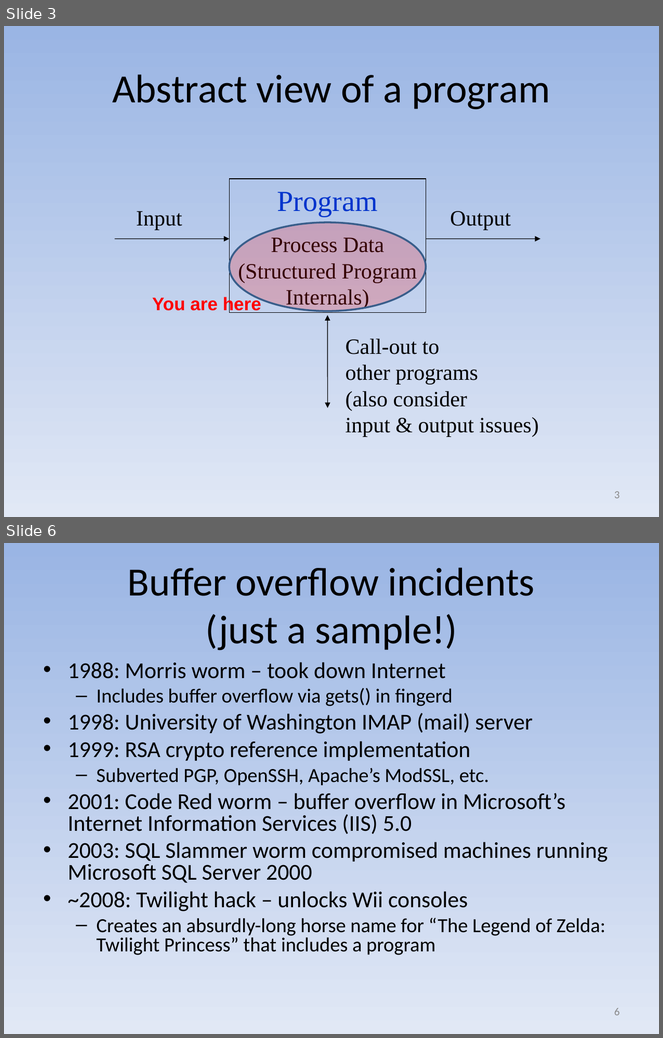
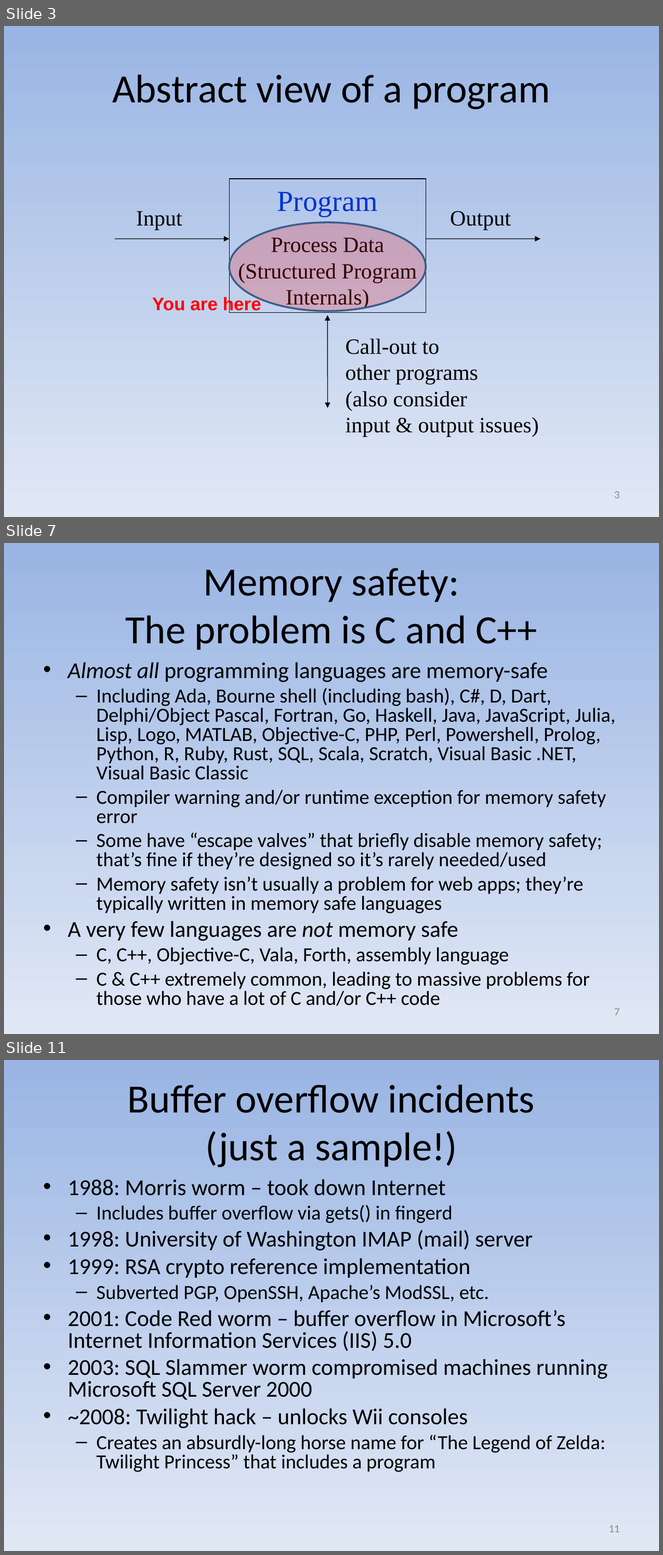
Before and after one commit to david-a-wheeler/david-a-wheeler.github.io, a slide deck: secure-class/presentations/Secure-Software-3-Buffer-Overflow.ppt. Shown one above the other, each under a label of ours: slides 3 and 6 before the commit, slides 3, 7 and 11 after it; the slides between them are not shown. The pictures are 663x1038 and 663x1555 pixels, drawn with LibreOffice and Linux fonts; fonts in the diff are those of the drawing. Boxes give left, top, right and bottom in pixels: in the first picture for what was removed or moved away, otherwise in the second. Text is boxed around its words. In the diff, an @@ line names an element or a change of style, - is before the commit and + after.

```diff
--- a/secure-class/presentations/Secure-Software-3-Buffer-Overflow.ppt
+++ b/secure-class/presentations/Secure-Software-3-Buffer-Overflow.ppt
@@ slide 7 added at box(4, 543, 659, 1034), background gradient #9AB5E4 to #E1E8F5 @@
@@ title added at box(125, 568, 537, 650), 44 pt, text #000000 @@
+Memory safety:
+The problem is C and C++
@@ text added at box(68, 662, 616, 1006), 22 pt, text #000000 @@
+• Almost all programming languages are memory-safe
+  – Including Ada, Bourne shell (including bash), C#, D, Dart, Delphi/Object Pascal, Fortran, Go, Haskell, Java, JavaScript, Julia, Lisp, Logo, MATLAB, Objective-C, PHP, Perl, Powershell, Prolog, Python, R, Ruby, Rust, SQL, Scala, Scratch, Visual Basic .NET, Visual Basic Classic
+  – Compiler warning and/or runtime exception for memory safety error
+  – Some have “escape valves” that briefly disable memory safety; that’s fine if they’re designed so it’s rarely needed/used
+  – Memory safety isn’t usually a problem for web apps; they’re typically written in memory safe languages
+• A very few languages are not memory safe
+  – C, C++, Objective-C, Vala, Forth, assembly language
+  – C & C++ extremely common, leading to massive problems for those who have a lot of C and/or C++ code
@@ page number added at box(614, 1008, 620, 1016), 12 pt, text #898989 @@
+7
@@ what was slide 6 is now slide 11 @@
@@ page number at box(609, 1525, 620, 1533): text changed @@
-6
+11
```
Also in this commit, not shown: 7 slides changed, 5 other slides added, 1 other file.
